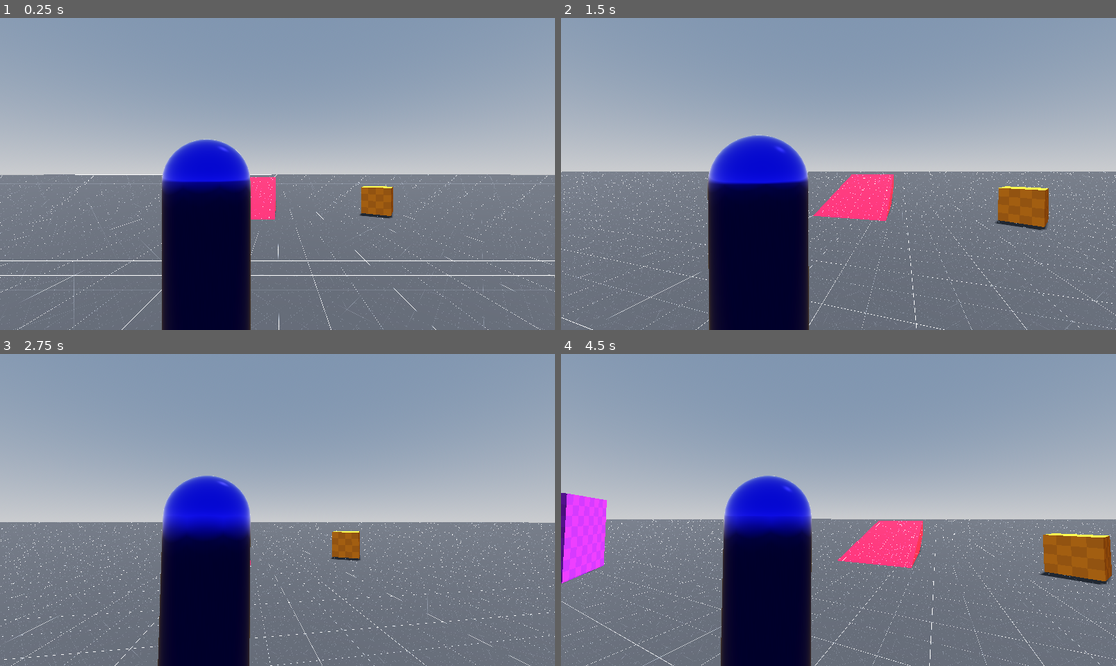
Above: before the commit, frames 1-4 (two rows, left to right).
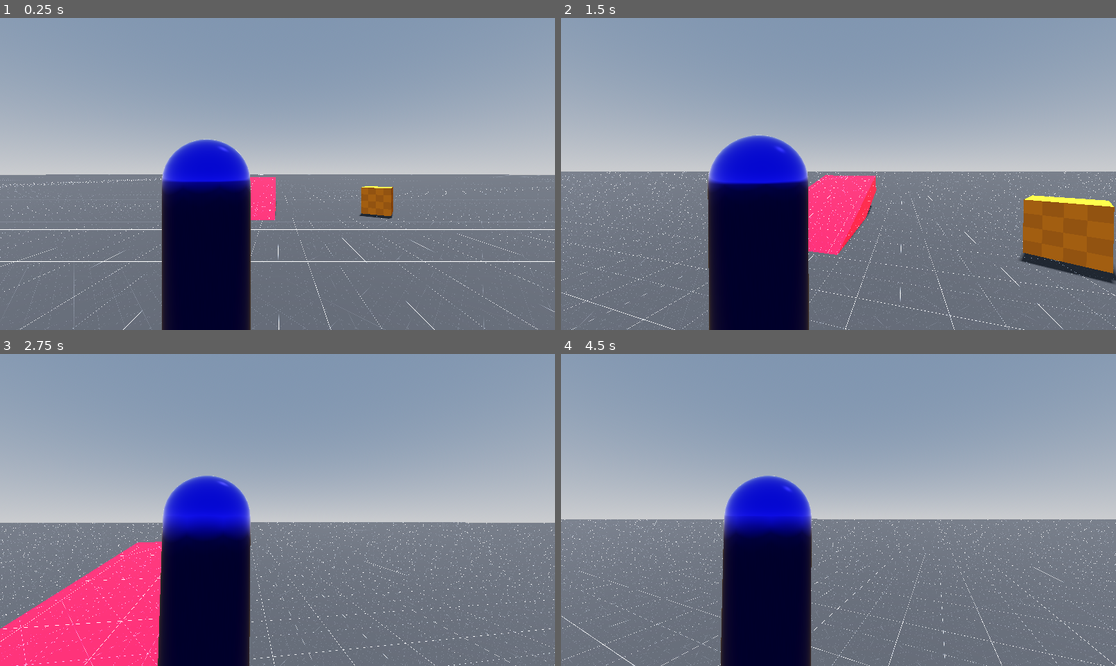
Above: after the commit, the same moments.

Repository: Mario-Florio/godot-third-person-controller
Game: Godot game, scene res://scenes/Test.tscn
The game is run twice, just before and just after one commit, with the same random seed, the same clock (stepped at 60 frames per second) and the same inputs. The project has no main scene, so this scene is started directly.
Inputs (mouse positions are in pixels of both pictures, inside the frame that each line leads up to):
- Up to frame 1 (0.25 s): no input
- Up to frame 2 (1.5 s): move the mouse to (866, 174) at 0.52 s; hold W (forward) from 0.53 s (still down); right-click (866, 174) at 0.6 s; move the mouse to (810, 174) at 1.27 s; right-click (810, 174) at 1.35 s
- Up to frame 3 (2.75 s): keep holding W (forward); move the mouse to (288, 503) at 2.02 s; tap Tab (swap_shoulder) at 2.1 s; right-click (288, 503) at 2.3 s
- Up to frame 4 (4.5 s): keep holding W (forward); move the mouse to (832, 516) at 2.77 s; right-click (832, 516) at 2.85 s; move the mouse to (877, 513) at 3.52 s; right-click (877, 513) at 3.6 s; move the mouse to (794, 506) at 4.27 s; tap Tab (swap_shoulder) at 4.35 s

The runs differ from the first frame. In frame 1, 2.6% of the frame differs, in the area x 0-100%, y 50-100%; in frame 2, 8.8%; in frame 3, 11%, in the area x 0-100%, y 44-100%; in frame 4, 7.8%.

Commit message:
Add horizontal motion realization

Diff:
--- a/src/scenes/Test.tscn
+++ b/src/scenes/Test.tscn
@@ -109,10 +109,11 @@
 [node name="ThirdPersonCharacter" parent="." unique_id=1363432022 node_paths=PackedStringArray("controller") instance=ExtResource("9_sxdnt")]
 controller = NodePath("ThirdPersonController")
 
-[node name="ThirdPersonController" type="Node3D" parent="ThirdPersonCharacter" unique_id=1347378441 node_paths=PackedStringArray("initialView")]
+[node name="ThirdPersonController" type="Node3D" parent="ThirdPersonCharacter" unique_id=1347378441 node_paths=PackedStringArray("initialView", "characterBody")]
 script = ExtResource("10_bxsth")
 config = SubResource("Resource_xftjw")
 initialView = NodePath("../../FollowCameraMount3D")
+characterBody = NodePath("..")
 
 [node name="FollowCameraMount3D" parent="." unique_id=484763819 node_paths=PackedStringArray("follow_target") instance=ExtResource("9_jbd4l")]
 follow_target = NodePath("../ThirdPersonCharacter")
--- /dev/null
+++ b/src/scripts/Config/MotionConfig.gd
@@ -0,0 +1,34 @@
+class_name MotionConfig
+extends Resource
+
+# Designer Dials
+@export_range(0.0, 1.0) var horizontal_responsiveness := 0.70:
+	set(value): horizontal_responsiveness = clamp(value, 0.1, 1.0)
+
+@export_range(0.0, 1.0) var rotational_responsiveness := 0.70:
+	set(value): rotational_responsiveness = clamp(value, 0.1, 1.0)
+
+# Advanced Dials
+@export_group("Advanced Dials")
+## Used alongside Turn Ratio to govern Horizontal Responsiveness.
+## Adjusts how fast horizontal accelaration is applied in intended direction.
+@export_range(0.0, 60.0) var MAX_HORIZONTAL_ACCEL_RATE := 20.0
+
+## Used alonside Max Horizontal Accel Rate to govern Horizontal Responsiveness.
+## Adjusts how fast horizontal direction change aligns with forward intent.
+## Feel:
+## < 1.00 = drunk ;
+## ~ 1.25 = loose ;
+## ~ 1.50 = grounded ;
+## ~ 2.00 = crisp ;
+## ~ 3.00 = arcade ;
+@export_range(0.0, 3.0) var TURN_RATIO := 1.50
+
+# Constants
+@export_group("Constants")
+@export var MAX_HORIZONTAL_SPEED := 4.50
+
+# Rules
+@export_group("Rules")
+@export var HORIZONTAL_AIRBORNE_INTENT_ALLOWED := false
+@export var ROTATIONAL_AIRBORNE_INTENT_ALLOWED := false
--- a/src/scripts/Config/ThirdPersonControllerConfig.gd
+++ b/src/scripts/Config/ThirdPersonControllerConfig.gd
@@ -4,3 +4,4 @@
 @export var inputConfig      := InputConfig.new()
 @export var viewConfig       := ViewConfig.new()
 @export var locomotionConfig := LocomotionConfig.new()
+@export var motionConfig     := MotionConfig.new()
--- /dev/null
+++ b/src/scripts/DomainControllers/MotionAuthority/InvariantEnforcer.gd
@@ -0,0 +1,14 @@
+class_name InvariantEnforcer
+extends RefCounted
+
+var _motionState: MotionAuthority.State
+
+func _init(motionState: MotionAuthority.State) -> void:
+	_motionState = motionState
+
+func enforce(delta: float) -> void:
+	# Apply non-negotiable invariants
+	if _motionState.curr_motion_state == MotionAuthority.MotionState.AIRBORNE:
+		_motionState.motionTarget.velocity += _motionState.motionTarget.get_gravity() * delta
+
+	_motionState.motionTarget.apply_floor_snap()
--- /dev/null
+++ b/src/scripts/DomainControllers/MotionAuthority/MotionAuthority.gd
@@ -0,0 +1,75 @@
+class_name MotionAuthority
+extends RefCounted
+
+enum MotionState { STILL, GROUNDED, AIRBORNE, ROOT_MOTION }
+enum ForceApplication { CONTINUOUS, IMPULSE }
+
+## Domains cross-module state.
+## Not to be confused with "MotionState".
+class State extends RefCounted:
+	var config       : MotionConfig
+	var motionTarget : CharacterBody3D
+
+	# Accepted proposals
+	## Currently accepted Horizontal Proposal.
+	## Ephemeral; must be reset every frame.
+	var horizontalProposal: MotionProposal.Horizontal
+	## Currently accepted Rotational Proposal.
+	## Ephemeral; must be reset every frame.
+	var rotationalProposal: MotionProposal.Rotational
+
+	# Physical Actor State
+	var curr_motion_state := MotionState.STILL
+
+	func _init(_config: MotionConfig, _motionTarget: CharacterBody3D) -> void:
+		config = _config
+		motionTarget = _motionTarget
+
+var _motionState       : State
+var _proposalReviewer  : ProposalReviewer
+var _motionResolver    : MotionResolver
+var _invariantEnforcer : InvariantEnforcer
+
+func _init(config: MotionConfig, motionTarget: CharacterBody3D) -> void:
+	_motionState = State.new(config, motionTarget)
+	_proposalReviewer = ProposalReviewer.new(_motionState)
+	_motionResolver = MotionResolver.new(_motionState)
+	_invariantEnforcer = InvariantEnforcer.new(_motionState)
+
+func execute(delta: float, payload: Payload) -> void:
+	_update_state()
+	_proposalReviewer.review(payload.proposals)
+	_motionResolver.resolve(delta)
+	_invariantEnforcer.enforce(delta)
+	_motionState.motionTarget.move_and_slide()
+
+func export(snapshot: Snapshot) -> void:
+	snapshot.motion_state = _motionState.curr_motion_state
+
+# Utils
+func _update_state() -> void:
+	# Set MotionState
+	if !(_motionState.motionTarget.velocity.length() > 0.0) and _motionState.motionTarget.is_on_floor():
+		_motionState.curr_motion_state = MotionState.STILL
+
+	elif _motionState.motionTarget.is_on_floor():
+		_motionState.curr_motion_state = MotionState.GROUNDED
+
+	else:
+		_motionState.curr_motion_state = MotionState.AIRBORNE
+
+	# Discard Proposals (from previous frame)
+	_motionState.horizontalProposal = null
+	_motionState.rotationalProposal = null
+
+class Payload extends RefCounted:
+	var proposals: Array[MotionProposal]
+
+	func _init(_proposals: Array[MotionProposal]) -> void:
+		proposals = _proposals
+
+class Snapshot extends RefCounted:
+	var motion_state: MotionState
+
+	func _init(motionAuthority: MotionAuthority) -> void:
+		motionAuthority.export(self)
--- /dev/null
+++ b/src/scripts/DomainControllers/MotionAuthority/MotionResolver.gd
@@ -0,0 +1,88 @@
+class_name MotionResolver
+extends RefCounted
+
+# Using
+const ForceApplication := MotionAuthority.ForceApplication
+const MotionState      := MotionAuthority.MotionState
+
+var _motionState: MotionAuthority.State
+
+func _init(motionState: MotionAuthority.State) -> void:
+	_motionState = motionState
+
+func resolve(delta: float) -> void:
+	_resolve_horizontal(delta)
+	_resolve_rotational()
+
+# Utils
+func _accel_rate() -> float:
+	var HOR_RES_DIAL := pow(_motionState.config.horizontal_responsiveness, 2.0)
+	return HOR_RES_DIAL * _motionState.config.MAX_HORIZONTAL_ACCEL_RATE
+
+func _turn_brake() -> float:
+	return _accel_rate() * _motionState.config.TURN_RATIO
+
+func _rotational_weight() -> float:
+	return pow(_motionState.config.rotational_responsiveness, 2.0)
+
+func _resolve_horizontal(delta: float) -> void:
+	var horizontalProposal: MotionProposal.Horizontal = _motionState.horizontalProposal
+	if horizontalProposal == null: return
+
+	match horizontalProposal.application:
+		ForceApplication.IMPULSE:
+			pass
+		ForceApplication.CONTINUOUS:
+			_horizontal_continuous(delta, horizontalProposal.magnitude, horizontalProposal.planar_vector)
+		_:
+			assert(false, "Horizontal Proposal mismatch [MotionResolver._resolve_horizontal]")
+
+func _resolve_rotational() -> void:
+	var rotationalProposal = _motionState.rotationalProposal
+	if rotationalProposal == null: return
+
+	match rotationalProposal.application:
+		ForceApplication.IMPULSE:
+			_rotational_impulse(rotationalProposal.yaw)
+
+		ForceApplication.CONTINUOUS:
+			pass
+
+		_:
+			assert(false, "Rotational Proposal mismatch [MotionResolver._resolve_rotational]")
+
+func _horizontal_continuous(delta: float, magnitude: float, planar_vector: Vector2) -> void:
+	# Apply CONTINUOUS force to horizontal velocity at turn rate
+	var motionTarget := _motionState.motionTarget
+
+	var desired_velocity: Vector2 = planar_vector * (magnitude * _motionState.config.MAX_HORIZONTAL_SPEED)
+	var current_velocity := Vector2(motionTarget.velocity.x, motionTarget.velocity.z)
+	var parallel: Vector2
+	var lateral: Vector2
+
+	if desired_velocity.length() > 0.0:
+		var forward_momentum := desired_velocity.normalized()
+		parallel = current_velocity.project(forward_momentum)
+		lateral = current_velocity - parallel
+
+	else:
+		parallel = Vector2.ZERO
+		lateral = current_velocity
+
+	parallel = parallel.lerp(desired_velocity, _accel_rate() * delta)
+	lateral = lateral.move_toward(Vector2.ZERO, _turn_brake() * delta)
+
+	motionTarget.velocity.x = parallel.x + lateral.x
+	motionTarget.velocity.z = parallel.y + lateral.y
+
+func _rotational_impulse(yaw: float) -> void:
+	var current_yaw = _motionState.motionTarget.rotation.y
+	var target_yaw  = yaw
+
+	# shortest-arc delta
+	var delta = wrapf(target_yaw - current_yaw, -PI, PI)
+
+	# apply responsiveness
+	current_yaw += delta * _rotational_weight()
+
+	_motionState.motionTarget.rotation.y = current_yaw
--- /dev/null
+++ b/src/scripts/DomainControllers/MotionAuthority/ProposalReviewer.gd
@@ -0,0 +1,41 @@
+class_name ProposalReviewer
+extends RefCounted
+
+# Using
+const ForceApplication := MotionAuthority.ForceApplication
+const MotionState      := MotionAuthority.MotionState
+
+# Rules
+var HORIZONTAL_AIRBORNE_INTENT_ALLOWED := false
+var ROTATIONAL_AIRBORNE_INTENT_ALLOWED := false
+
+var _motionState: MotionAuthority.State
+
+func _init(motionState: MotionAuthority.State) -> void:
+	_motionState = motionState
+	HORIZONTAL_AIRBORNE_INTENT_ALLOWED = _motionState.config.HORIZONTAL_AIRBORNE_INTENT_ALLOWED
+	ROTATIONAL_AIRBORNE_INTENT_ALLOWED = _motionState.config.ROTATIONAL_AIRBORNE_INTENT_ALLOWED
+
+func review(proposals: Array[MotionProposal]) -> void:
+	for proposal in proposals:
+		proposal.submit(self) # calls `self.review_[proposal type]`
+
+func review_horizontal(proposal: MotionProposal.Horizontal) -> void:
+	if ((_motionState.horizontalProposal != null) and
+		(_motionState.horizontalProposal.priority < proposal.priority)): return
+
+	# Apply rule: Horizontal Airborne Intent
+	if (!HORIZONTAL_AIRBORNE_INTENT_ALLOWED and
+		(_motionState.curr_motion_state == MotionState.AIRBORNE)): return
+
+	_motionState.horizontalProposal = proposal
+
+func review_rotational(proposal: MotionProposal.Rotational) -> void:
+	if ((_motionState.rotationalProposal != null) and
+		(_motionState.rotationalProposal.priority < proposal.priority)): return
+
+	# Apply rule: Rotational Airborne Intent
+	if (!ROTATIONAL_AIRBORNE_INTENT_ALLOWED and
+		(_motionState.curr_motion_state == MotionState.AIRBORNE)): return
+
+	_motionState.rotationalProposal = proposal
--- a/src/scripts/IntentRealizationPipeline.gd
+++ b/src/scripts/IntentRealizationPipeline.gd
@@ -6,6 +6,7 @@
 var viewManager         : ViewManager
 var viewSemantics       : ViewSemantics
 var locomotionSemantics : LocomotionSemantics
+var motionAuthority     : MotionAuthority
 
 # Responsibilities
 var inputInterface        : InputInterface
@@ -14,8 +15,13 @@
 var realizationAuthority  : RealizationAuthority
 var presentationMediation : PresentationMediation
 
-func setup(config: ThirdPersonControllerConfig, initialView: ViewInterface) -> void:
-	_constructDomainControllers(config)
+func setup(
+	config: ThirdPersonControllerConfig,
+	initialView: ViewInterface,
+	characterBody: CharacterBody3D
+) -> void:
+
+	_constructDomainControllers(config, characterBody)
 	_constructResponsibilities()
 	_connectDomains()
 
@@ -38,27 +44,27 @@
 		realizationAuthority.produce()
 	)
 
-	realizationAuthority.execute(
-		delta,
-		intentBearingInput,
-		referenceBasis,
-		intentResolution.produce()
-	)
+	realizationAuthority.execute(delta, intentResolution.produce())
 
 	presentationMediation.execute(realizationAuthority.produce())
 
 # Utils
-func _constructDomainControllers(config : ThirdPersonControllerConfig) -> void:
+func _constructDomainControllers(
+	config : ThirdPersonControllerConfig,
+	characterBody: CharacterBody3D
+) -> void:
+
 	agentInputHandler = AgentInputHandler.new(config.inputConfig)
 	viewManager       = ViewManager.new()
 	viewSemantics     = ViewSemantics.new(config.viewConfig)
 	locomotionSemantics = LocomotionSemantics.new(config.locomotionConfig)
+	motionAuthority = MotionAuthority.new(config.motionConfig, characterBody)
 
 func _constructResponsibilities() -> void:
 	inputInterface        = InputInterface.new(agentInputHandler)
 	viewIntentMediation   = ViewIntentMediation.new(viewManager, viewSemantics)
 	intentResolution      = IntentResolution.new(locomotionSemantics)
-	realizationAuthority  = RealizationAuthority.new()
+	realizationAuthority  = RealizationAuthority.new(motionAuthority)
 	presentationMediation = PresentationMediation.new()
 
 func _connectDomains() -> void:
--- /dev/null
+++ b/src/scripts/Intermediaries/ProposalFactory.gd
@@ -0,0 +1,41 @@
+class_name ProposalFactory
+extends RefCounted
+
+# Using
+const TemporalCharacter := MotionIntent.TemporalCharacter
+const ForceApplication  := MotionAuthority.ForceApplication
+const HorizontalIntent  := MotionIntent.Horizontal
+const RotationalIntent  := MotionIntent.Rotational
+
+func provideMotionProposals(motionIntents: ReadOnlyArray) -> Array[MotionProposal]:
+	var proposals: Array[MotionProposal]
+	for i in range(motionIntents.size()):
+		var intent: ReadOnlyMap = motionIntents.read(i)
+		if intent == null: continue
+
+		var application: ForceApplication
+		match intent.read("temporality"):
+			TemporalCharacter.IMPULSE:
+				application = ForceApplication.IMPULSE
+			TemporalCharacter.CONTINUOUS:
+				application = ForceApplication.CONTINUOUS
+			_:
+				assert(false, "TemporalCharacter mismatch [ProposalFactory.provideProposals]")
+
+		if intent.unwrap() is HorizontalIntent:
+			proposals.append(MotionProposal.Horizontal.new(
+				intent.read("priority"),
+				application,
+				intent.read("magnitude"),
+				intent.read("direction")
+			))
+
+		else: # intent is Rotational
+			proposals.append(MotionProposal.Rotational.new(
+				intent.read("priority"),
+				application,
+				intent.read("magnitude"),
+				intent.read("yaw")
+			))
+
+	return proposals
--- /dev/null
+++ b/src/scripts/PipelineArtifacts/MotionProposal.gd
@@ -0,0 +1,43 @@
+class_name MotionProposal
+extends RefCounted
+
+# Abstract Class - DO NOT USE DIRECTLY (use concrete classes instead)
+
+# Using
+const ForceApplication := MotionAuthority.ForceApplication
+
+var priority    : float            # 0 being the highest
+var application : ForceApplication # Represents application of force
+var magnitude   : float            # Represents actual force produced [0 - 1]
+
+func _init(_priority: int, _application: ForceApplication, _magnitude: float) -> void:
+	priority = _priority
+	application = _application
+	magnitude = clamp(_magnitude, 0.0, 1.0)
+
+func submit(_proposalAuthority: ProposalReviewer) -> void:
+	pass
+
+# ------------------
+# Concrete Classes
+# ------------------
+class Horizontal extends MotionProposal:
+	var planar_vector: Vector2 # maps desired horizontal direction (x, z) onto Vector2's x, y; (x -> x, z -> y)
+
+	func _init(_priority: int, _application: ForceApplication, _magnitude: float, _planar_vector: Vector2) -> void:
+		super(_priority, _application, _magnitude)
+		planar_vector = _planar_vector
+
+	func submit(proposalAuthority: ProposalReviewer) -> void:
+		proposalAuthority.review_horizontal(self)
+
+
+class Rotational extends MotionProposal:
+	var yaw: float
+
+	func _init(_priority: int, _application: ForceApplication, _magnitude: float, _yaw: float) -> void:
+		super(_priority, _application, _magnitude)
+		yaw = _yaw
+
+	func submit(proposalAuthority: ProposalReviewer) -> void:
+		proposalAuthority.review_rotational(self)
--- a/src/scripts/Responsibilities/IntentResolution.gd
+++ b/src/scripts/Responsibilities/IntentResolution.gd
@@ -23,8 +23,7 @@
 			_flatten_direction(referenceBasis.global_transform().basis.x), # lateral
 			_flatten_direction(-referenceBasis.global_transform().basis.z) # forward direction (-z is forward)
 		).addPhysicalActorState(
-			# Hard-coded until Physical actor state provides motion states
-			_adaptMotionState("STILL")
+			_adaptMotionState(physicalActorState.motion_state())
 		)
 	)
 
--- a/src/scripts/Responsibilities/RealizationAuthority.gd
+++ b/src/scripts/Responsibilities/RealizationAuthority.gd
@@ -1,16 +1,55 @@
 class_name RealizationAuthority
 extends RefCounted
 
+var _motionAuthority: MotionAuthority
+
+# Intermediaries / Adapters
+var _proposalFactory := ProposalFactory.new()
+
+func _init(motionAuthority: MotionAuthority) -> void:
+	_motionAuthority = motionAuthority
+
 func execute(
 	delta: float,
-	intentBearingInput: InputInterface.IntentBearingInput,
-	referenceBasis: ViewIntentMediation.ReferenceBasis,
 	semanticIntent: IntentResolution.SemanticIntent
 ) -> void:
-	pass
+
+	_motionAuthority.execute(
+		delta,
+		MotionAuthority.Payload.new(
+			_proposalFactory.provideMotionProposals(semanticIntent.intents())
+		)
+	)
 
 func produce() -> PhysicalActorState:
-	return PhysicalActorState.new()
+	return PhysicalActorState.new(_motionAuthority)
 
 class PhysicalActorState extends RefCounted:
-	pass
+	var _motion_state: StringName
+
+	func _init(motionAuthority: MotionAuthority) -> void:
+		var motionSnap := MotionAuthority.Snapshot.new(motionAuthority)
+		_motion_state = _convertMotionState(motionSnap.motion_state)
+
+	# Getters
+	func motion_state() -> StringName:
+		return _motion_state
+
+	# Utils
+	func _convertMotionState(motionState: MotionAuthority.MotionState) -> StringName:
+		match motionState:
+
+			MotionAuthority.MotionState.STILL:
+				return "STILL"
+
+			MotionAuthority.MotionState.GROUNDED:
+				return "GROUNDED"
+
+			MotionAuthority.MotionState.AIRBORNE:
+				return "AIRBORNE"
+
+		assert(
+			false,
+			"MotionState mismatch [RealizationAuthority.convertMotionState]"
+		)
+		return "STILL"
--- a/src/scripts/ThirdPersonCharacter.gd
+++ b/src/scripts/ThirdPersonCharacter.gd
@@ -6,4 +6,4 @@
 @export var controller: ThirdPersonController
 
 func _ready() -> void:
-	pass
+	controller.characterBody = self
--- a/src/scripts/ThirdPersonController.gd
+++ b/src/scripts/ThirdPersonController.gd
@@ -4,15 +4,17 @@
 # Resources
 @export var config := ThirdPersonControllerConfig.new()
 
+# Nodes
 ## Starting view for character. Required if not using dynamic view discovery.
-@export var initialView: ViewInterface
+@export var initialView   : ViewInterface
+@export var characterBody : CharacterBody3D
 
 @onready var intentRealizationPipeline := IntentRealizationPipeline.new()
 
 func _ready() -> void:
 	Input.mouse_mode = Input.MOUSE_MODE_CAPTURED
 
-	intentRealizationPipeline.setup(config, initialView)
+	intentRealizationPipeline.setup(config, initialView, characterBody)
 
 func _input(event: InputEvent) -> void:
 	intentRealizationPipeline.notify(event)
Not shown, added: src/scripts/Config/MotionConfig.gd.uid
Not shown, added: src/scripts/DomainControllers/MotionAuthority/InvariantEnforcer.gd.uid
Not shown, added: src/scripts/DomainControllers/MotionAuthority/MotionAuthority.gd.uid
Not shown, added: src/scripts/DomainControllers/MotionAuthority/MotionResolver.gd.uid
Not shown, added: src/scripts/DomainControllers/MotionAuthority/ProposalReviewer.gd.uid
Not shown, added: src/scripts/Intermediaries/ProposalFactory.gd.uid
Not shown, added: src/scripts/PipelineArtifacts/MotionProposal.gd.uid
